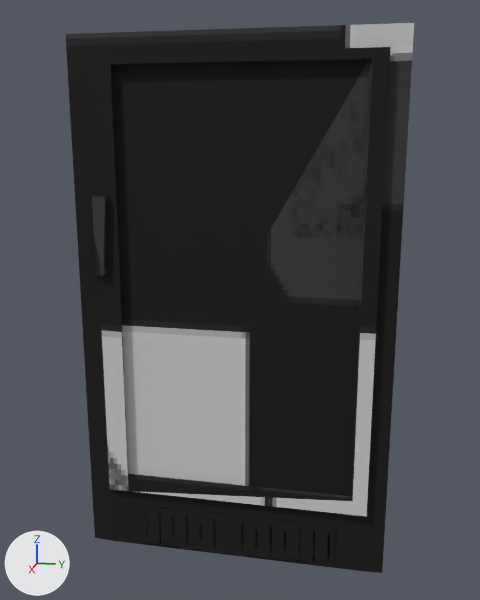
The glTF model public/models/lowpix/world/milk_fridge.glb as it was, and as the next commit left it.
Camera for both pictures: a camera (50 mm lens) standing at (2.72, 0.46, 1.53) and looking at (0.03, -0.08, 0.86). The axes (+X, +Y, +Z) are drawn at lower left. The lights are the same throughout. The older version comes first. Where no turn or scale is listed for an object, it has been applied to the vertices. Vertices at exactly the same position are counted once.
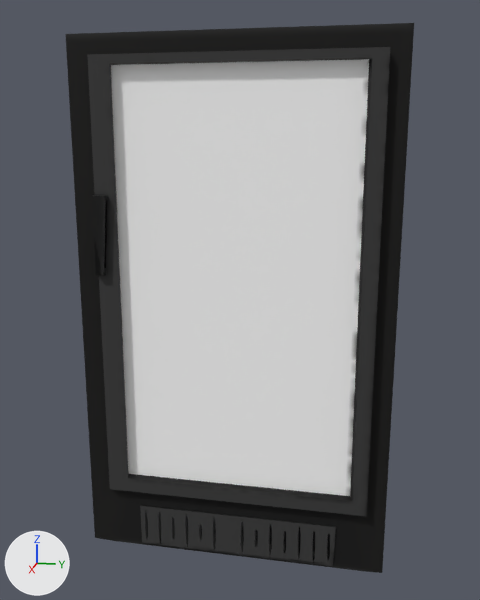
Boxes (x1, y1, x2, y2) around the edits, measured in the pictures (480 x 600 px):
part 1 of me_mesh, surface changed (lighter): (87, 23, 414, 568) in both

What the commit changed:
me_mesh has 1165 vertices, 2381 faces and spans x -0.61..0.61, y -0.55..0.55, z -0.93..0.93.
me_mesh is used by ob_mesh; location (0.0, 0.0, 0.93).
me_mesh part 1: 2367 kept faces spanning x -0.61..0.61, y -0.55..0.55, z -0.93..0.93 get new texture (UV) coordinates.
